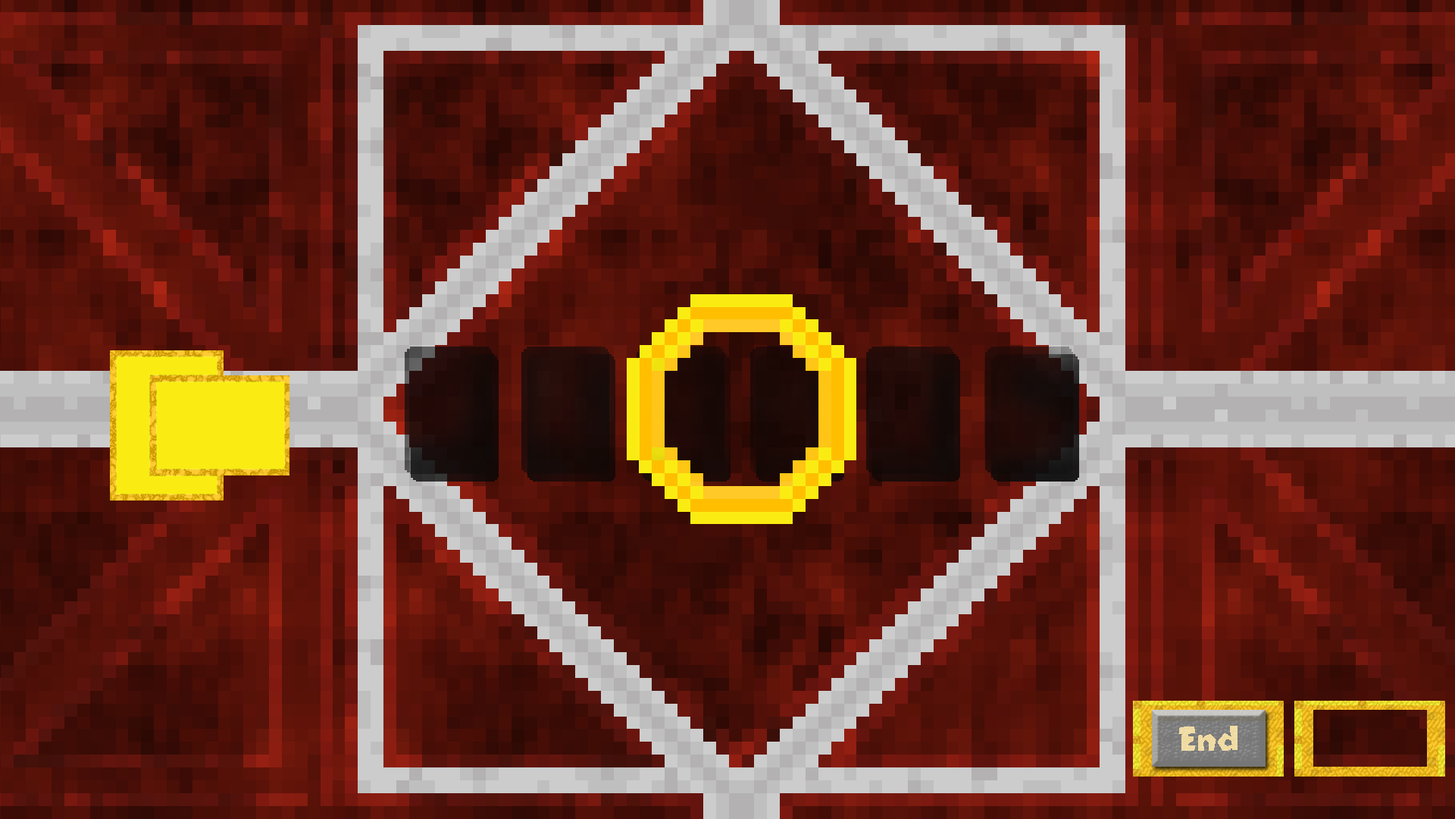
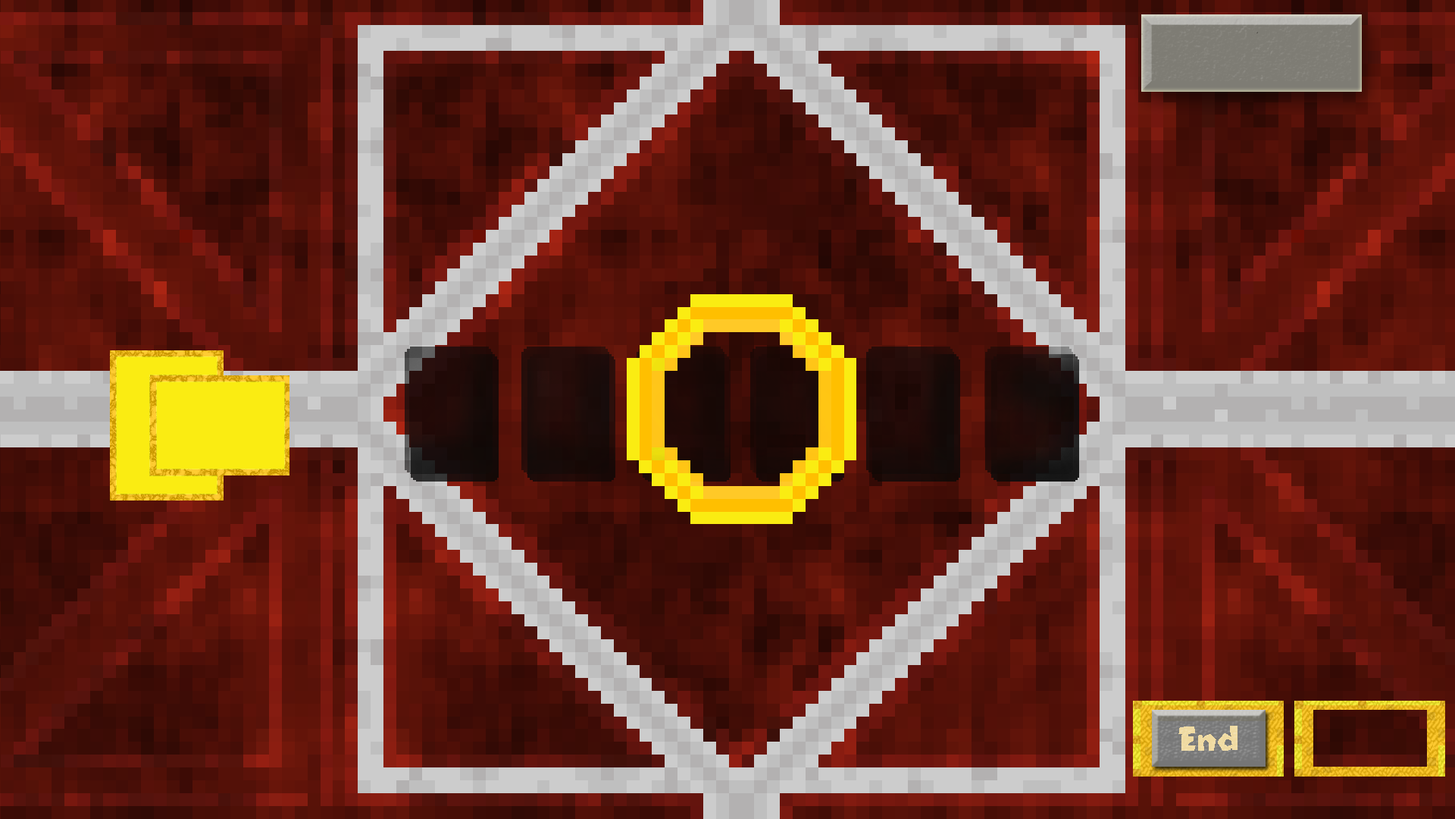
Two versions of the same layered image (w=1455, h=819). Layer-by-layer changes:
added layer "ATK./DEF" above "Layer 0" over [1141, 14, 1363, 92]
